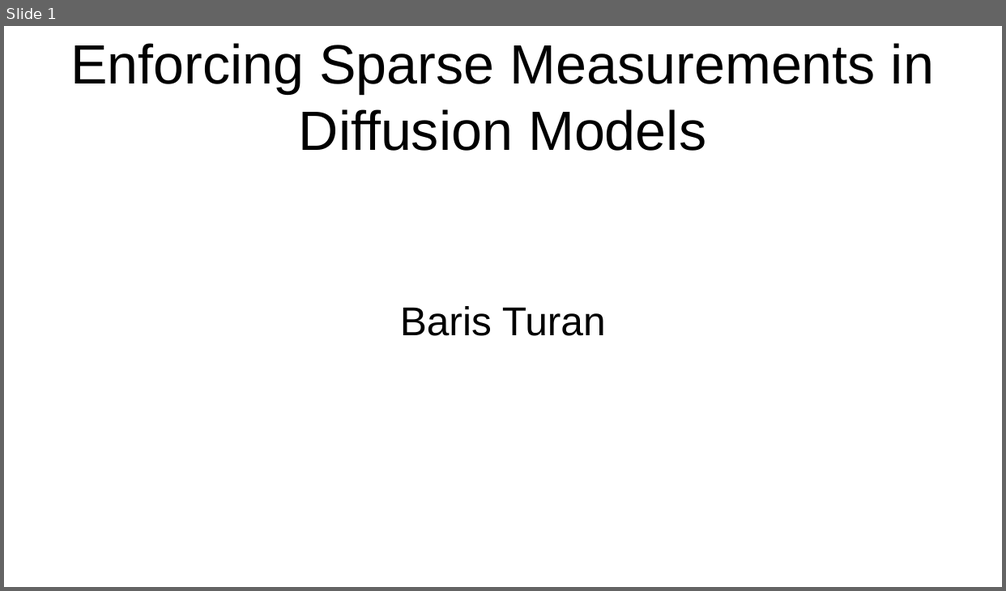
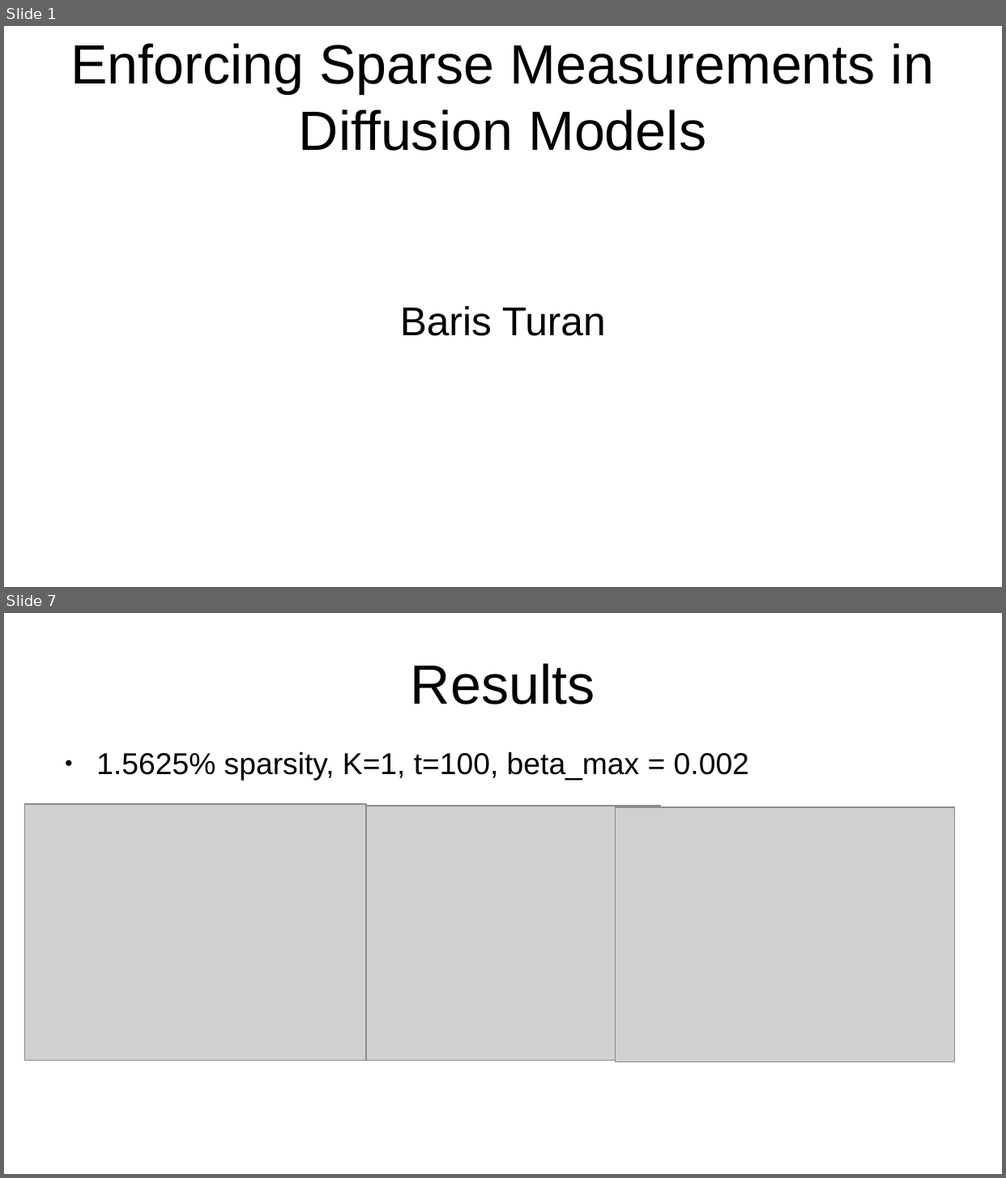
Before and after one commit to baristuran/baris-personal, a slide deck: Enforcing_Sparse_Measurements.odp. Shown one above the other, each under a label of ours: slide 1 before the commit, slides 1 and 7 after it; the slides between them are not shown. The pictures are 1006x591 and 1006x1178 pixels, drawn with LibreOffice and Linux fonts; fonts in the diff are those of the drawing; grey boxes stand for pictures. Boxes give left, top, right and bottom in pixels: in the first picture for what was removed or moved away, otherwise in the second. Text is boxed around its words. In the diff, an @@ line names an element or a change of style, - is before the commit and + after.

```diff
--- a/Enforcing_Sparse_Measurements.odp
+++ b/Enforcing_Sparse_Measurements.odp
@@ slide 7 added at <box>4,613,1002,1174</box>, background #FFFFFF @@
@@ title added at <box>411,663,595,705</box>, 44 pt, text #000000 @@
+Results
@@ text added at <box>96,752,749,781</box>, 24 pt, text #000000 @@
+● 1.5625% sparsity, K=1, t=100, beta_max = 0.002
@@ picture added at <box>25,804,366,1060</box> @@
@@ picture added at <box>321,806,661,1060</box> @@
@@ picture added at <box>616,807,955,1063</box> @@
```
Also in this commit, not shown: 3 slides changed, 9 other slides added, 3 slides removed, 4 other files.
